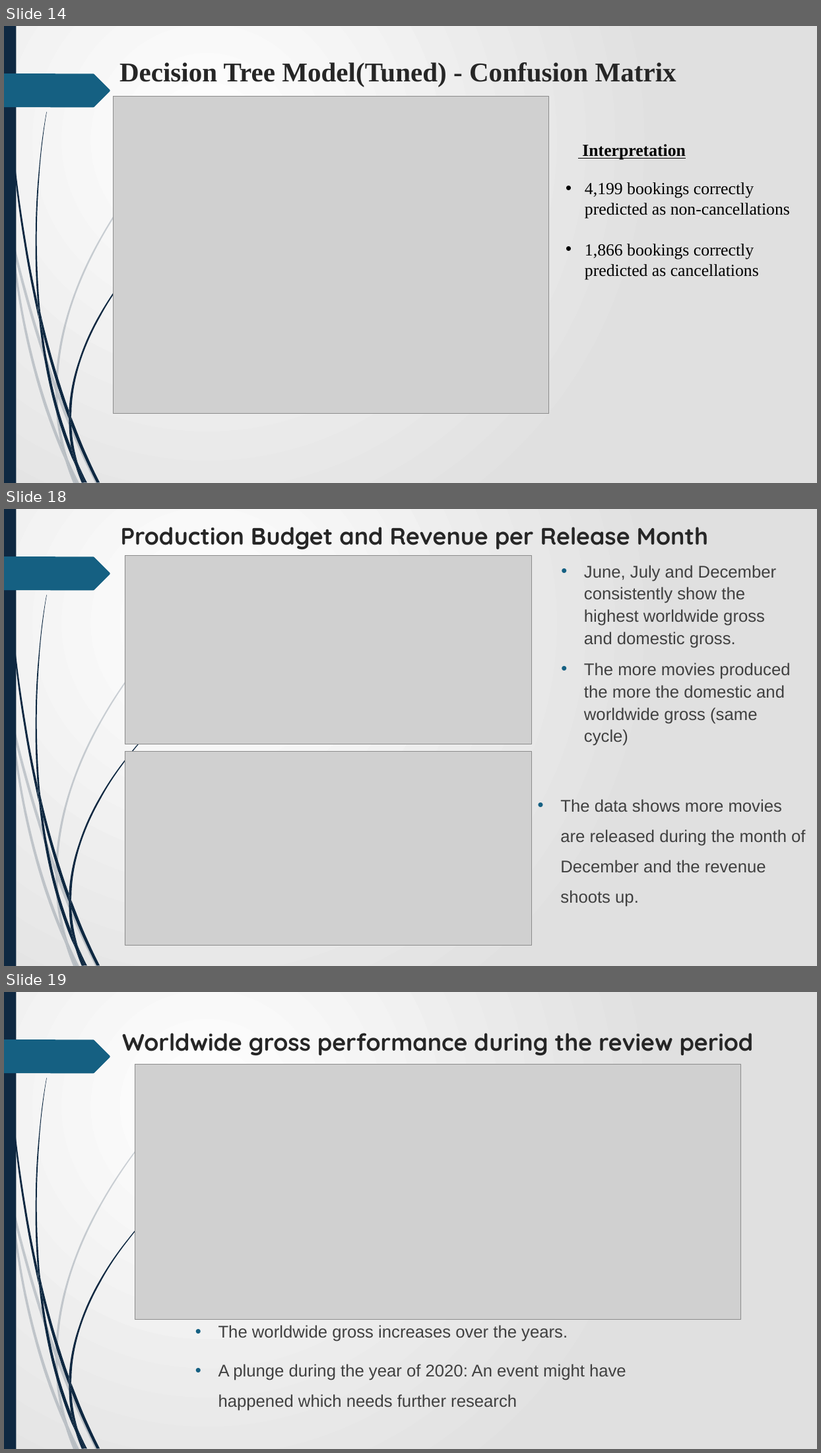
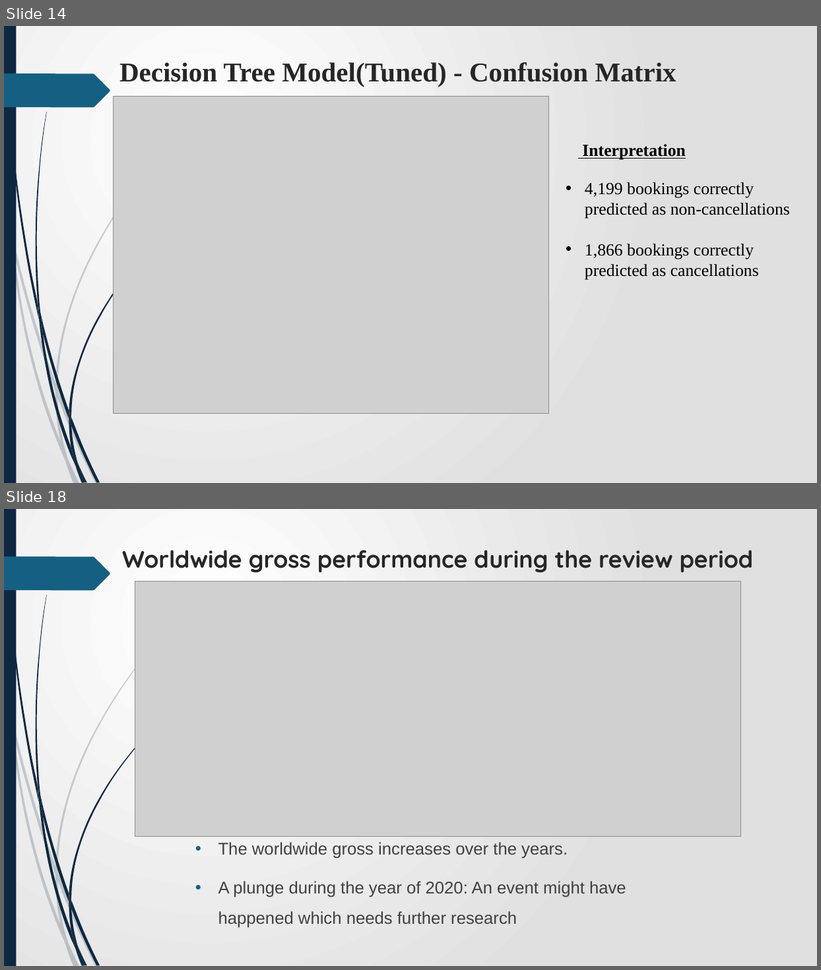
Before and after one commit to James-tech4/JAMES-PHASE-3-DSPT-8-PROJECT, a slide deck: Presentation.pptx. Shown one above the other, each under a label of ours: slides 14, 18 and 19 before the commit, slides 14 and 18 after it; the slides between them are not shown. The pictures are 821x1453 and 821x970 pixels, drawn with LibreOffice and Linux fonts; fonts in the diff are those of the drawing; grey boxes stand for pictures. Boxes give left, top, right and bottom in pixels: in the first picture for what was removed or moved away, otherwise in the second. Text is boxed around its words. In the diff, an @@ line names an element or a change of style, - is before the commit and + after.

```diff
--- a/Presentation.pptx
+++ b/Presentation.pptx
@@ slide 18 removed at (x1=4, y1=509, x2=817, y2=966), background gradient #FFFFFF to #E1E1E1; not listed: 24 template elements that a slide beside it also shows @@
@@ title removed at (x1=121, y1=527, x2=709, y2=549) @@
-Production Budget and Revenue per Release Month
@@ picture removed at (x1=125, y1=555, x2=531, y2=744) @@
@@ text removed at (x1=584, y1=565, x2=790, y2=746) @@
-• June, July and December consistently show the highest worldwide gross and domestic gross.
-• The more movies produced the more the domestic and worldwide gross (same cycle)
@@ picture removed at (x1=125, y1=752, x2=531, y2=947) @@
@@ text removed at (x1=560, y1=799, x2=805, y2=907) @@
-• The data shows more movies are released during the month of December and the revenue shoots up.
@@ what was slide 19 is now slide 18 @@
```
Also in this commit, not shown: 4 slides changed, 2 slides added, 1 other slide removed, 1 other file.
